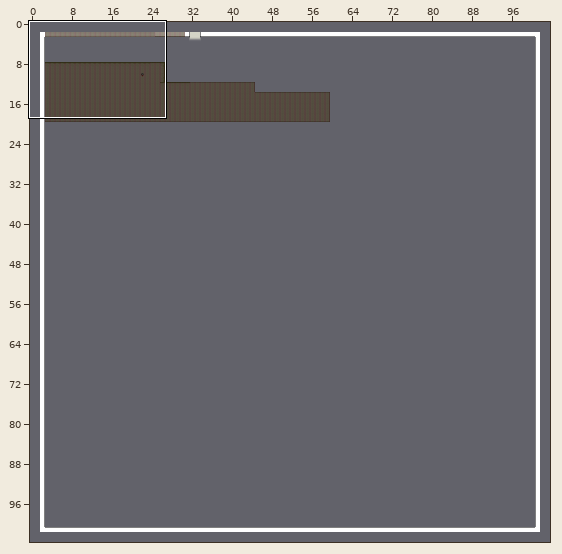
Two versions of a level (Tiled map, MagnetBoy/MagnetBoy/MagnetBoyContent/sewer.tmx). Above: a wide view before the commit, with the close-up outlined.
Close-up. First the earlier version:
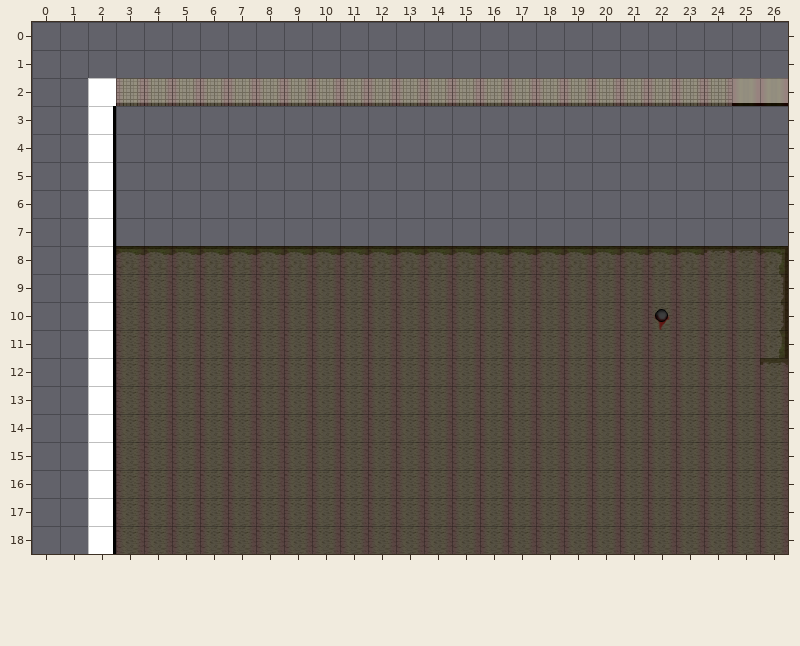
Cells are 32x32 px. Shown: x 0..26, y 0..18. The commit also changed other parts of the map, which this record leaves out. The old version is drawn lined up with the new one.
Once edited:
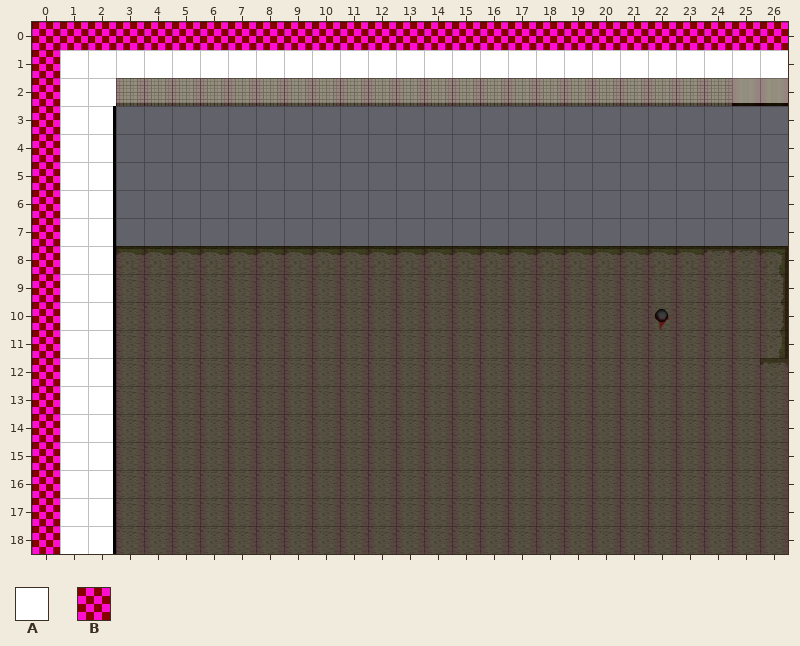
Key: from "genericBlock": A 9; from "mapBorder": B 0.
_ is an empty cell.
Tiles of an added or newly shown layer are drawn over the layers below it.
The edit:
map size 100x100 -> 104x104 cells (old content now starts at 2,2; both pictures use the new coordinates)
Layer "block":
y 1: x 1..26 __________________________ -> AAAAAAAAAAAAAAAAAAAAAAAAAA
y 2..18: x 1 _ -> A
Layer "mapBorder" (added):
y 0: x 0..26 ___________________________ -> BBBBBBBBBBBBBBBBBBBBBBBBBBB
y 1..18: x 0 _ -> B
